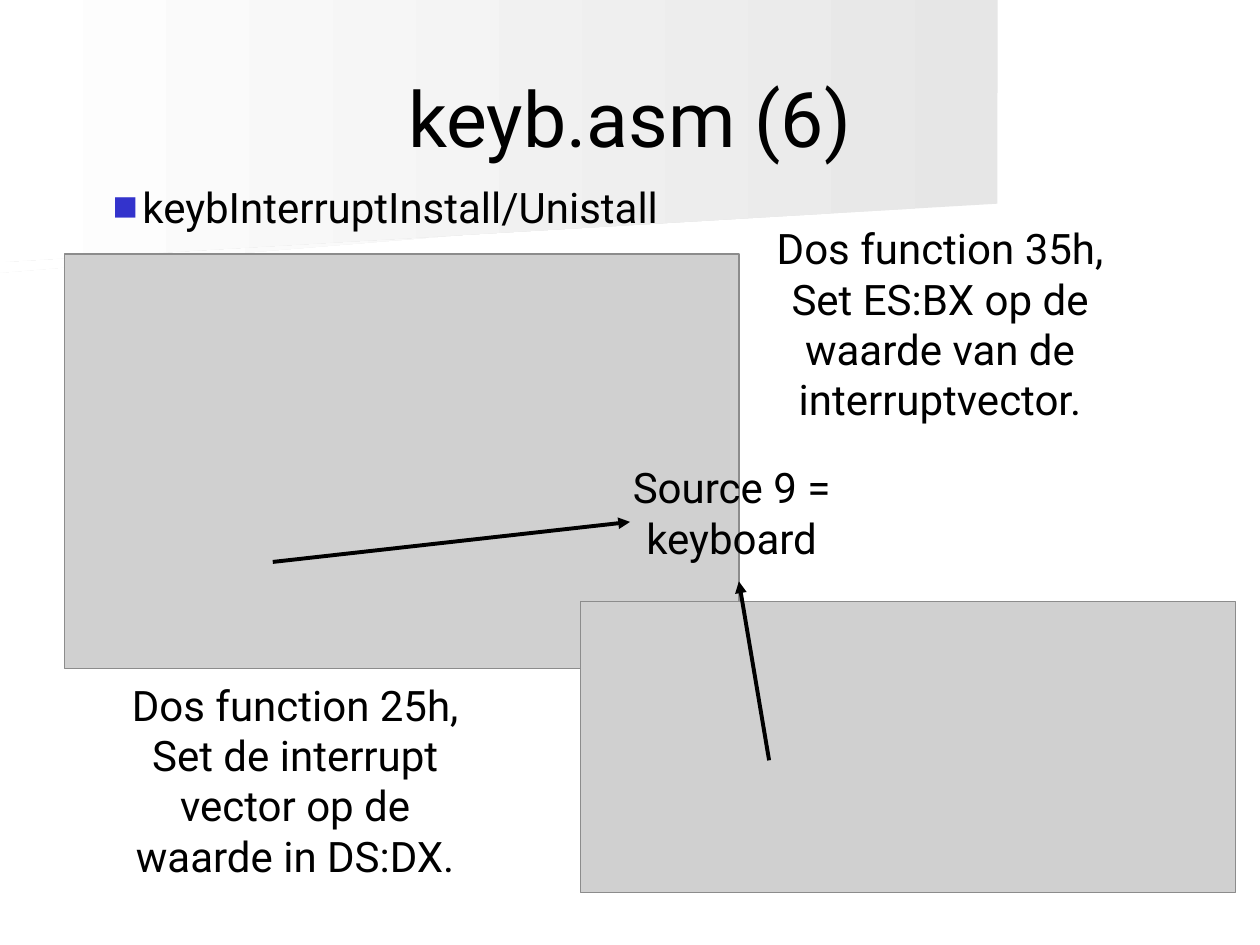
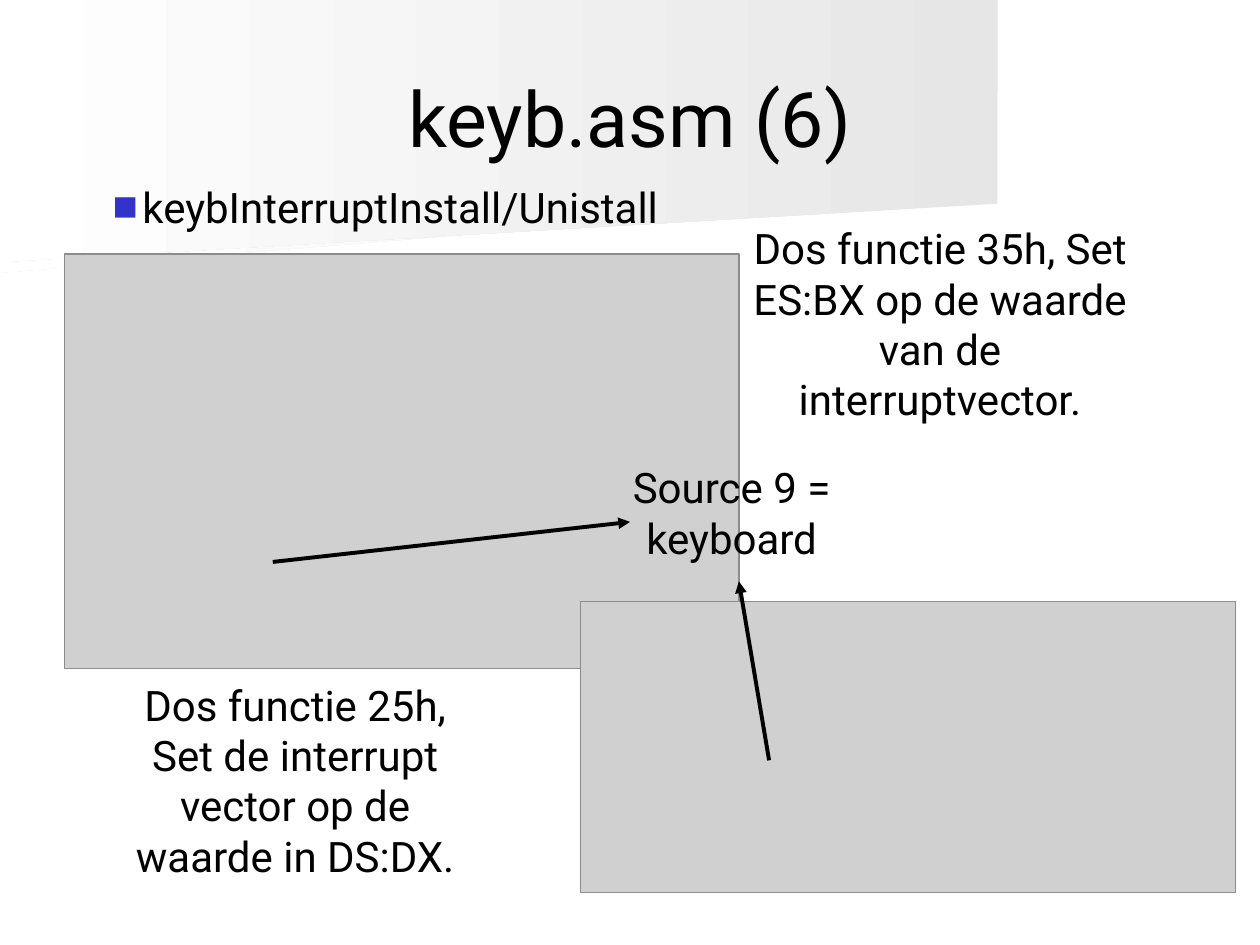
Before and after one commit to angryzor/space_invaders_8086, a slide deck: slide 34 of Presentatie.ppt (slide 32 before the commit). Drawn at 1260x945 pixels with LibreOffice and Linux fonts; fonts in the diff are those of the drawing; grey boxes stand for pictures. Boxes give left, top, right and bottom in pixels: in the first picture for what was removed or moved away, otherwise in the second. Text is boxed around its words. In the diff, an @@ line names an element or a change of style, - is before the commit and + after.

```diff
--- a/Presentatie.ppt
+++ b/Presentatie.ppt
@@ text at box(753, 232, 1127, 424): text changed @@
-Dos function 35h, Set ES:BX op de waarde van de interruptvector.
+Dos functie 35h, Set ES:BX op de waarde van de interruptvector.
@@ text at box(136, 689, 454, 873): text changed @@
-Dos function 25h,
-Set de interrupt vector op de waarde in DS:DX.
+Dos functie 25h,
+Set de interrupt vector op de waarde in DS:DX.
```
Also in this commit, not shown: 27 other slides changed, 4 slides added, 2 slides removed.
